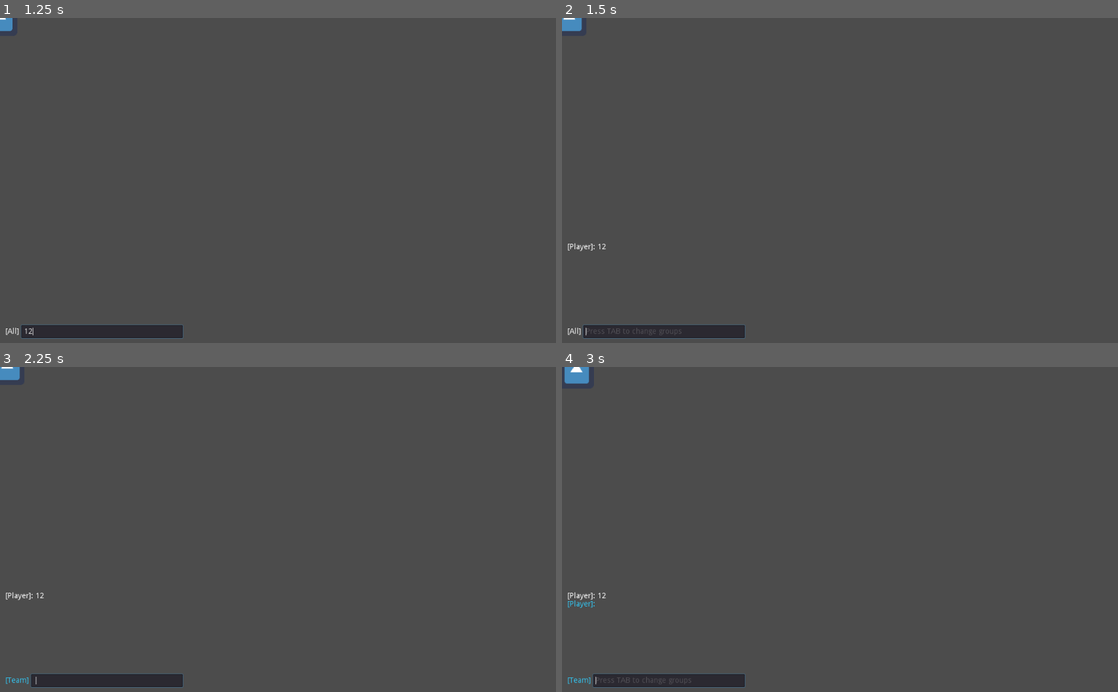
Above: before the commit, frames 1-4 (two rows, left to right).
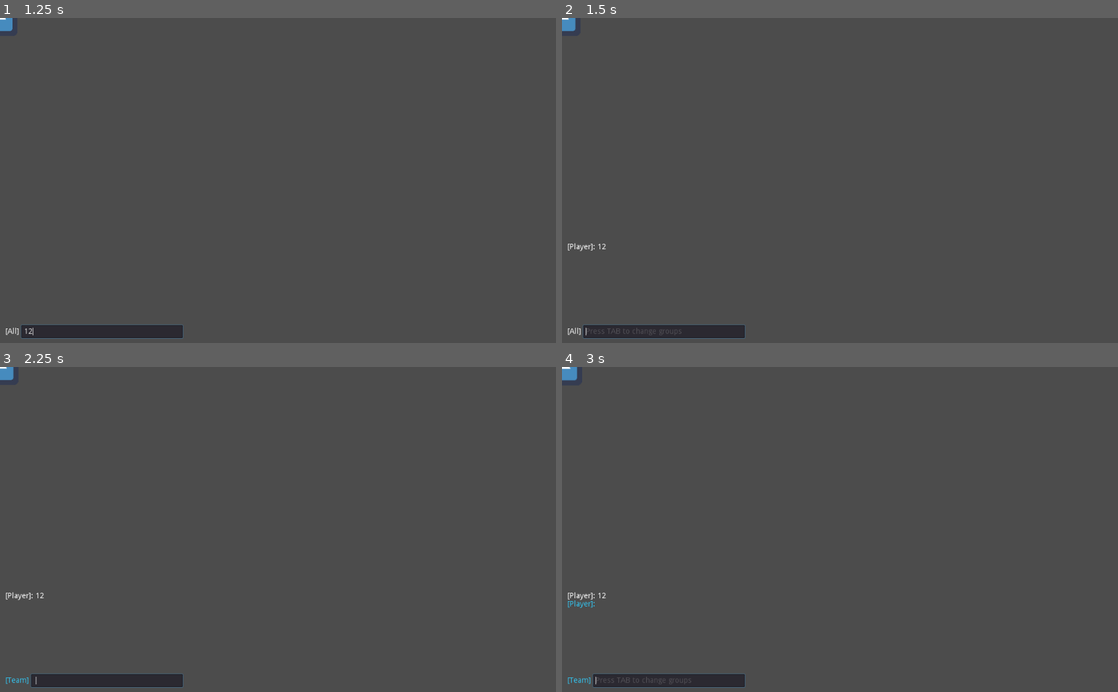
Above: after the commit, the same moments.

Repository: IndecisionGames/ProjectBD
Game: Godot game, scene res://scenes/Lobby.tscn
Same seed, same stepped clock (60 frames per second), same inputs: the game is played once before the commit and once after it. The engine's default icon, where the game draws it, is replaced by a stand-in: a white triangle on a blue panel in a dark square.
Inputs (mouse positions are in pixels of both pictures, inside the frame that each line leads up to):
- Up to frame 1 (1.25 s): click (100, 330) at 0.52 s; type "12" at 0.6 s
- Up to frame 2 (1.5 s): tap Enter at 1.25, 1.35 s; hold Right (ui_right) from 1.28 s (still down)
- Up to frame 3 (2.25 s): tap Space at 2 s; release Right (ui_right) at 2.03 s; hold Down (ui_down) from 2.03 s (still down); tap Tab at 2.1 s
- Up to frame 4 (3 s): tap Enter at 2.75, 2.85 s; release Down (ui_down) at 2.78 s; hold Right (ui_right) from 2.78 s (still down)

Frame 1 is identical in both runs. In frame 2, less than 0.1% of the frame differs, in the area x 0-4%, y 0-5%; in frame 3, less than 0.1%; in frame 4, 0.2%, in the area x 0-5%, y 0-6%.

Commit message:
Player now has acceleration and decceleration

Diff:
--- a/ProjectBD-Working/scenes/KinematicBody2D.gd
+++ b/ProjectBD-Working/scenes/KinematicBody2D.gd
@@ -6,26 +6,48 @@
 
 onready var chatWindow = get_node("/root/Lobby/ChatBox")
 
-
-export (int) var speed = 200
+export (int) var speed = 0
+export (int) var acceleration = 10
+export (int) var decceleration = 100
+export (int) var maxSpeed = 200
 var velocity = Vector2()
-
-
+var isMoving = false
 
 func get_input():
 	if chatWindow.inputField.has_focus():
 		velocity = Vector2()
+
 	else:
 		velocity = Vector2()
 		if Input.is_action_pressed('ui_right'):
+			isMoving = true
 			velocity.x += 1
 		if Input.is_action_pressed('ui_left'):
+			isMoving = true
 			velocity.x -= 1
 		if Input.is_action_pressed('ui_up'):
+			isMoving = true
 			velocity.y -= 1
 		if Input.is_action_pressed('ui_down'):
+			isMoving = true
 			velocity.y += 1
-		velocity = velocity.normalized() * speed
+
+	if isMoving:
+		speed += acceleration
+	else:
+		speed -= decceleration
+
+	if speed >= maxSpeed:
+		speed = maxSpeed
+	if speed <= 0:
+		speed = 0
+
+	velocity = velocity.normalized() * abs(speed)
+	print(speed)
+	print(isMoving)
+	print(velocity)
+
+	isMoving = false
 
 func _physics_process(delta):
 	get_input()
